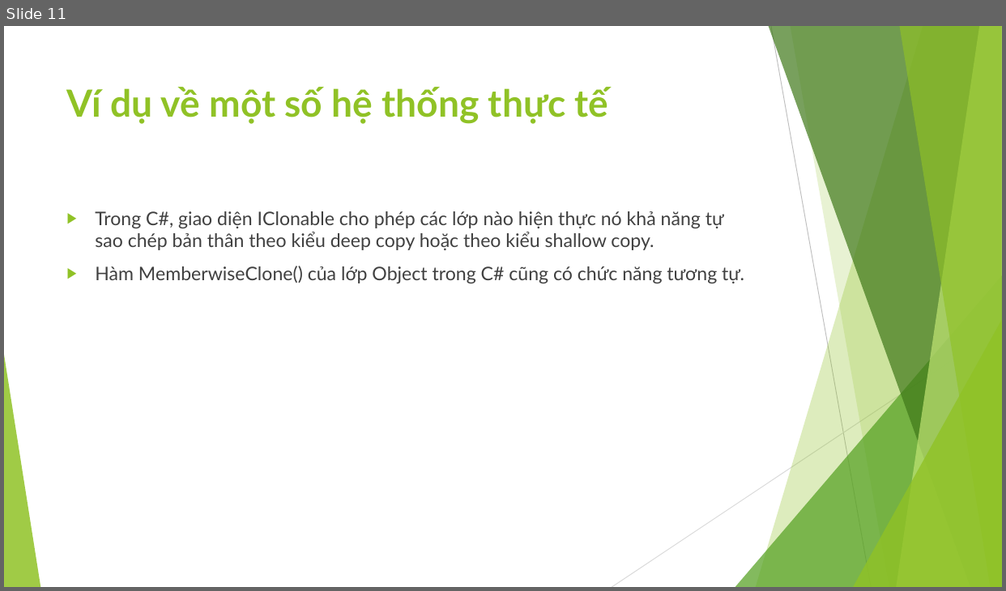
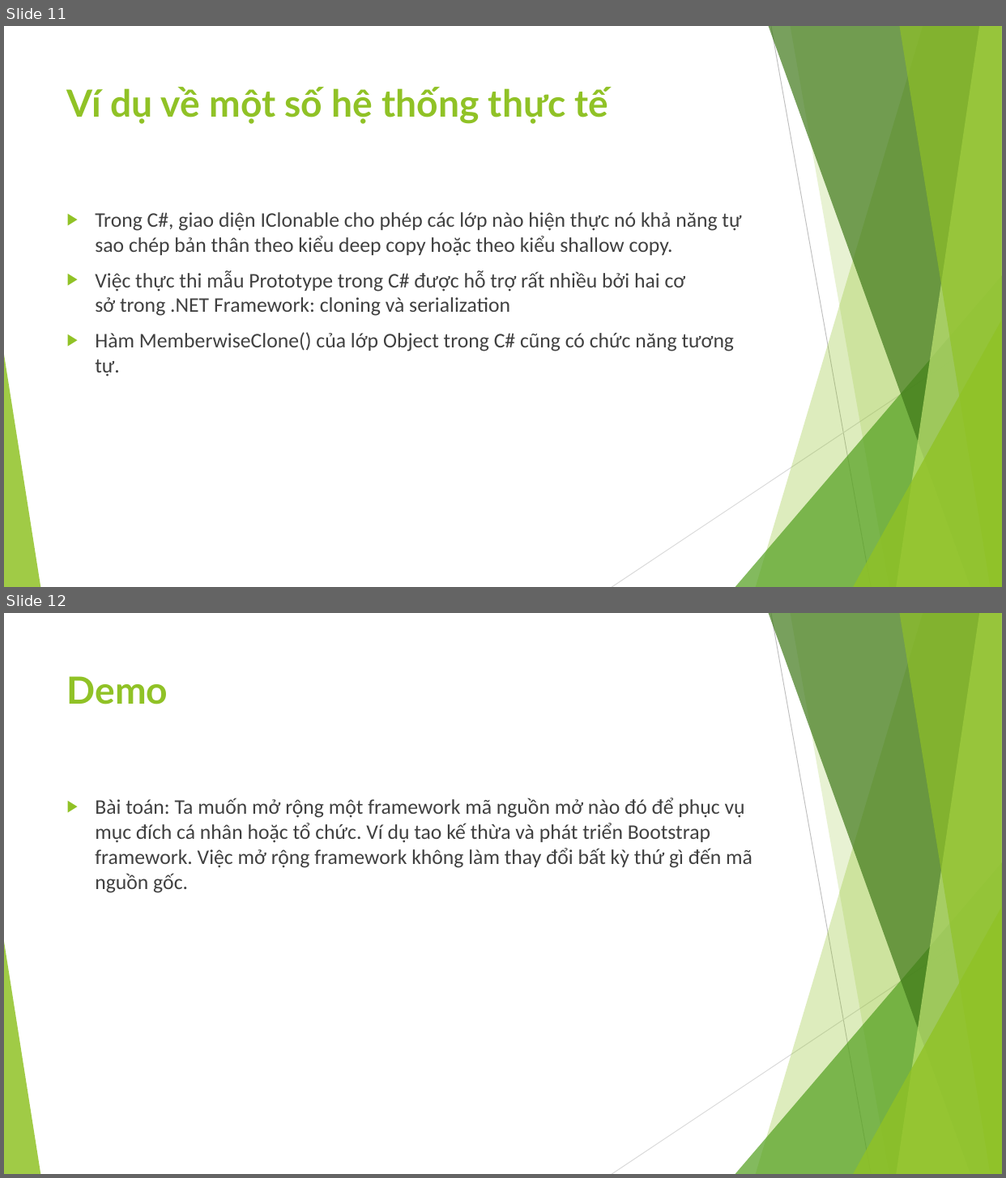
Before and after one commit to ChrisJamison/design_pattern, a slide deck: Báo cáo cuối kỳ/4. Prototype/Slide.pptx. Shown one above the other, each under a label of ours: slide 11 before the commit, slides 11 and 12 after it. The pictures are 1006x591 and 1006x1178 pixels, drawn with LibreOffice and Linux fonts; fonts in the diff are those of the drawing. Boxes give left, top, right and bottom in pixels: in the first picture for what was removed or moved away, otherwise in the second. Text is boxed around its words. In the diff, an @@ line names an element or a change of style, - is before the commit and + after.

Commit message:
Complete Prototype - Demo updating...

```diff
--- a/Báo cáo cuối kỳ/4. Prototype/Slide.pptx
+++ b/Báo cáo cuối kỳ/4. Prototype/Slide.pptx
@@ slide 12 added at <box>4,613,1002,1174</box>, background #FFFFFF; not listed: 10 template elements that a slide beside it also shows @@
@@ title added at <box>67,676,168,705</box>, 36 pt, text #90C226, bold @@
+Demo
@@ text added at <box>95,798,752,893</box>, 20 pt, text #404040 @@
+▶ Bài toán: Ta muốn mở rộng một framework mã nguồn mở nào đó để phục vụ mục đích cá nhân hoặc tổ chức. Ví dụ tao kế thừa và phát triển Bootstrap framework. Việc mở rộng framework không làm thay đổi bất kỳ thứ gì đến mã nguồn gốc.
@@ slide 11 changed as well @@
@@ text at <box>95,212,741,377</box>: size 18 to 20 pt, font Lato to Calibri in "Trong C#, giao diện IClonable cho phép ...", "Hàm MemberwiseClone() của lớp Object trong C# ..." @@
@@ text at <box>95,271,686,316</box>: paragraph added @@
+▶ Việc thực thi mẫu Prototype trong C# được hỗ trợ rất nhiều bởi hai cơ sở trong .NET Framework: cloning và serialization
```
Also in this commit, not shown: 10 other slides changed, 1 other slide added, 1 slide removed, 15 other files.
